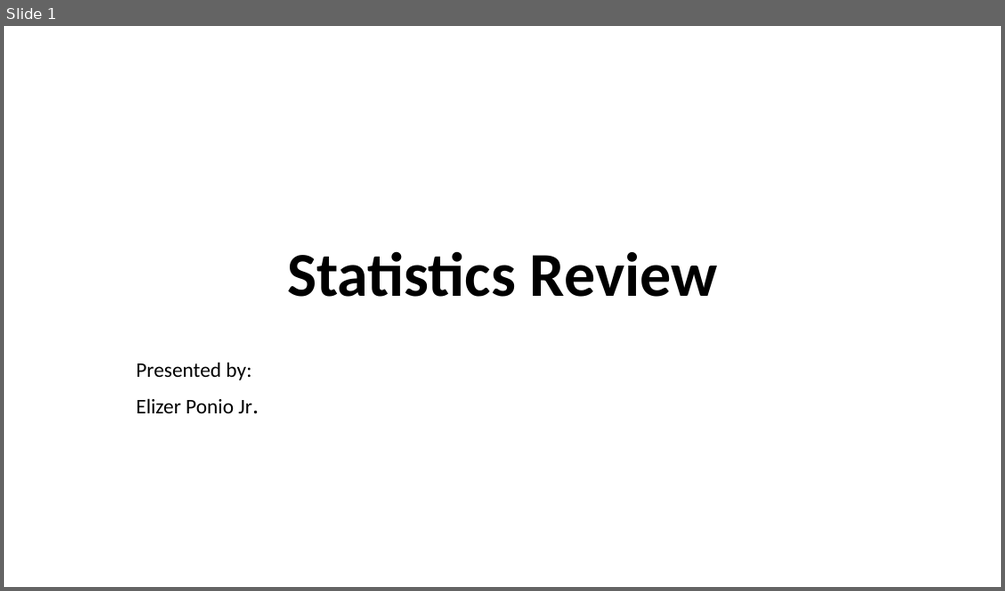
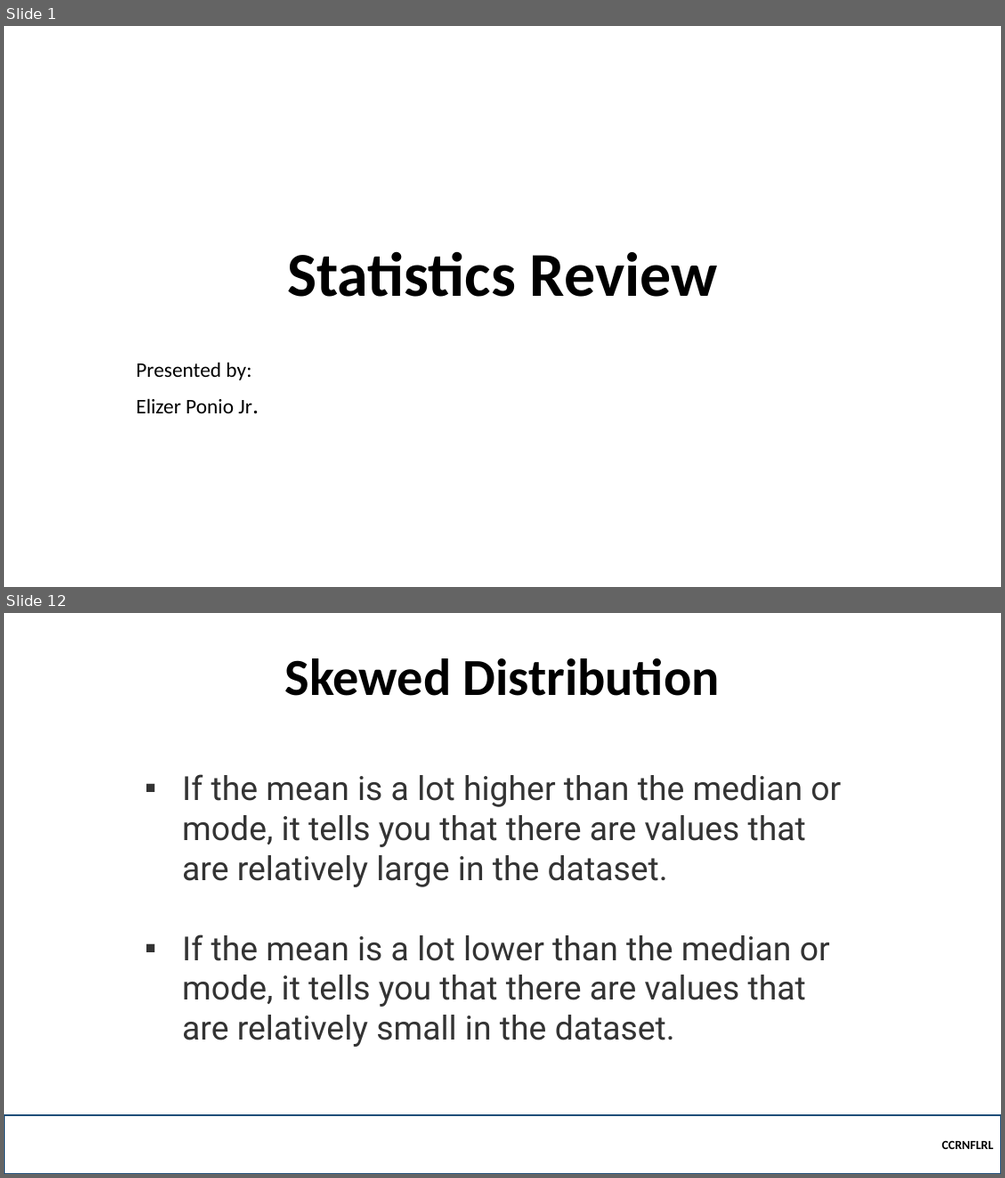
Before and after one commit to robitussin/CCRNFLRL, a slide deck: week_1/Statistics Review.pptx. Shown one above the other, each under a label of ours: slide 1 before the commit, slides 1 and 12 after it; the slides between them are not shown. The pictures are 1005x591 and 1005x1178 pixels, drawn with LibreOffice and Linux fonts; fonts in the diff are those of the drawing; background and template pictures are left out. Boxes give left, top, right and bottom in pixels: in the first picture for what was removed or moved away, otherwise in the second. Text is boxed around its words. In the diff, an @@ line names an element or a change of style, - is before the commit and + after.

```diff
--- a/week_1/Statistics Review.pptx
+++ b/week_1/Statistics Review.pptx
@@ slide 12 added at [4,613,1001,1174], background picture (left out) @@
@@ title added at [285,658,720,696], 50 pt, text #000000, bold @@
+Skewed Distribution
@@ text added at [182,774,841,1046], 32 pt, text #333333 @@
+▪ If the mean is a lot higher than the median or mode, it tells you that there are values that are relatively large in the dataset.
+▪ If the mean is a lot lower than the median or mode, it tells you that there are values that are relatively small in the dataset.
@@ rectangle added at [4,1115,1001,1174], outline #1F4E79 2.25 pt, 12 pt, text #000000, bold @@
+CCRNFLRL
```
Also in this commit, not shown: 8 slides changed, 24 other slides added, 2 other files.
